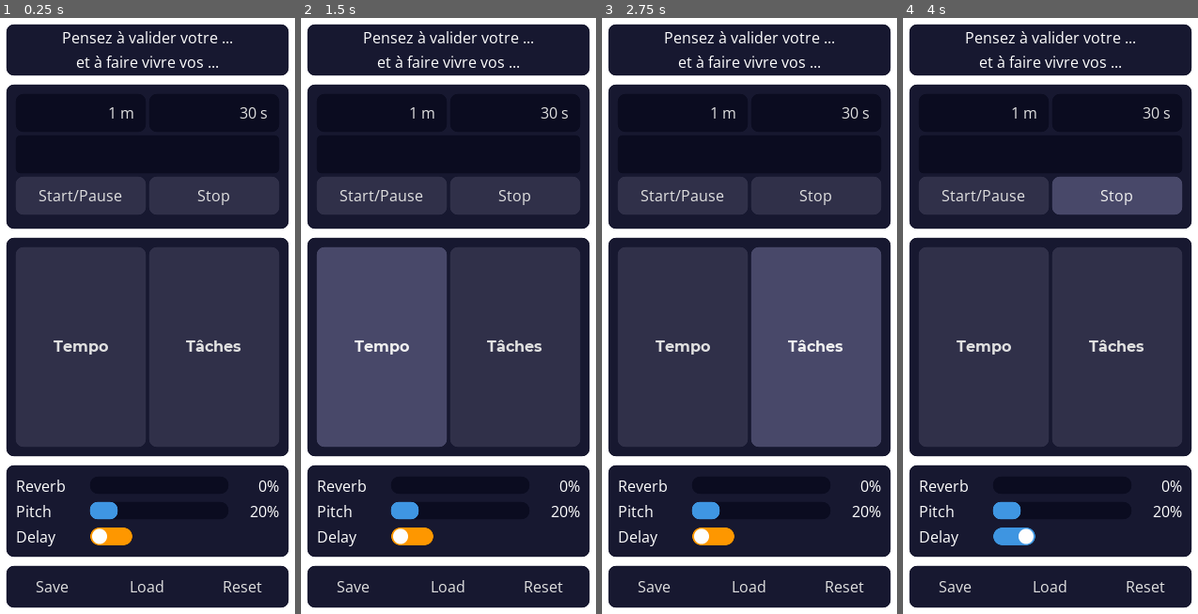
Above: before the commit, frames 1-4 (left to right).
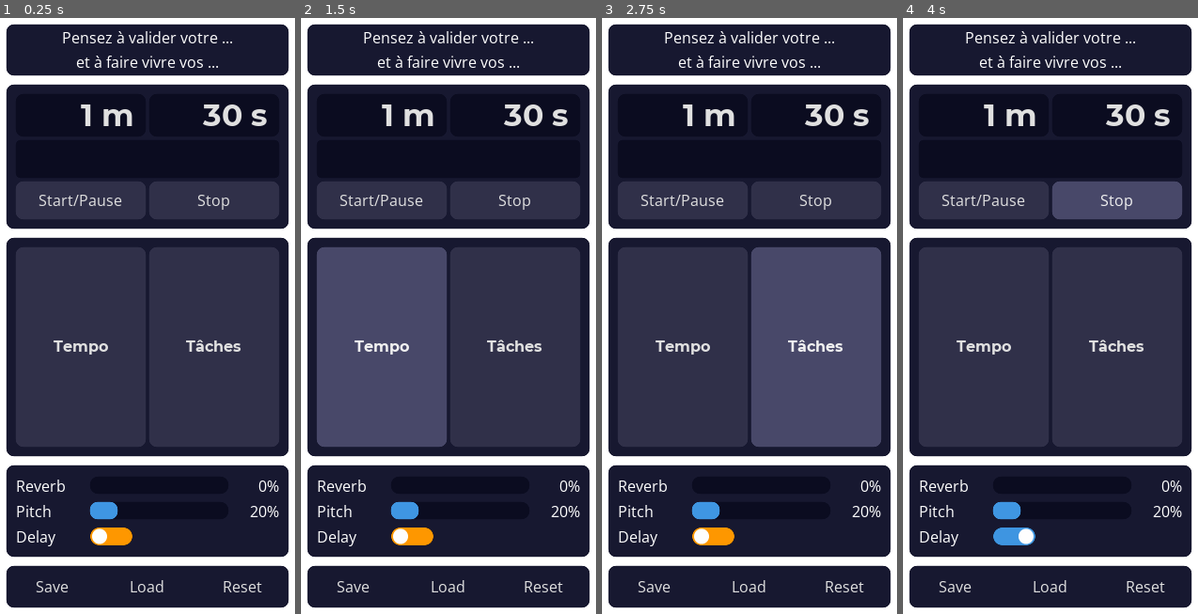
Above: after the commit, the same moments.

Repository: jferdelyi/TempoTaches
Game: Godot game, scene res://scenes/Main.tscn
Two runs of this game, one before a commit and one after it. Both use one fixed random seed, a clock stepped at 60 frames per second and the inputs below. Sound files missing from this copy of the repository are replaced by a short silence.
Inputs (mouse positions are in pixels of both pictures, inside the frame that each line leads up to):
- Up to frame 1 (0.25 s): no input
- Up to frame 2 (1.5 s): click "Stop" at 0.5 s; click "Tempo" at 1.25 s
- Up to frame 3 (2.75 s): click "Tâches" at 2 s
- Up to frame 4 (4 s): click (1015, 536) at 2.75 s; click "Stop" at 3.5 s

The runs differ from the first frame. In frame 1, 2.3% of the frame differs, in the area x 5-95%, y 14-34%; in frame 2, 2.3%; in frame 3, 2.3%; in frame 4, 2.5%.
Error in both runs: Invalid get index 'reverb_value' (on base: 'null instance'). (res://scripts/Main.gd:24)

Commit message:
Font size chrono

Diff:
--- a/scenes/Chrono.tscn
+++ b/scenes/Chrono.tscn
@@ -1,6 +1,13 @@
-[gd_scene load_steps=3 format=2]
+[gd_scene load_steps=6 format=2]
 
+[ext_resource path="res://assets/fonts/Montserrat-Bold.tres" type="DynamicFont" id=1]
 [ext_resource path="res://scripts/Chrono.gd" type="Script" id=2]
+
+[sub_resource type="Theme" id=4]
+default_font = ExtResource( 1 )
+
+[sub_resource type="Theme" id=5]
+default_font = ExtResource( 1 )
 
 [sub_resource type="AudioStreamOGGVorbis" id=3]
 data = PoolByteArray( 79, 103, 103, 83, 0, 2, 0, 0, 0, 0, 0, 0, 0, 0, 93, 155, 46, 122, 0, 0, 0, 0, 40, 8, 176, 11, 1,  …(85355 unchanged characters)…
@@ -24,15 +31,16 @@
 
 [node name="Time" type="HBoxContainer" parent="Container"]
 margin_right = 300.0
-margin_bottom = 40.0
+margin_bottom = 51.0
 rect_min_size = Vector2( 0, 40 )
 
 [node name="Minutes" type="SpinBox" parent="Container/Time"]
 margin_right = 148.0
-margin_bottom = 40.0
+margin_bottom = 51.0
 rect_min_size = Vector2( 0, 40 )
 size_flags_horizontal = 3
 size_flags_vertical = 3
+theme = SubResource( 4 )
 max_value = 60.0
 value = 1.0
 align = 2
@@ -41,28 +49,29 @@
 [node name="Seconds" type="SpinBox" parent="Container/Time"]
 margin_left = 152.0
 margin_right = 300.0
-margin_bottom = 40.0
+margin_bottom = 51.0
 rect_min_size = Vector2( 0, 40 )
 size_flags_horizontal = 3
 size_flags_vertical = 3
+theme = SubResource( 5 )
 max_value = 59.0
 value = 30.0
 align = 2
 suffix = "s"
 
 [node name="ProgressBar" type="ProgressBar" parent="Container"]
-margin_top = 44.0
+margin_top = 55.0
 margin_right = 300.0
-margin_bottom = 84.0
+margin_bottom = 95.0
 rect_min_size = Vector2( 0, 40 )
 step = 0.001
 rounded = true
 percent_visible = false
 
 [node name="Buttons" type="HBoxContainer" parent="Container"]
-margin_top = 88.0
+margin_top = 99.0
 margin_right = 300.0
-margin_bottom = 128.0
+margin_bottom = 139.0
 size_flags_horizontal = 3
 size_flags_vertical = 0
 
